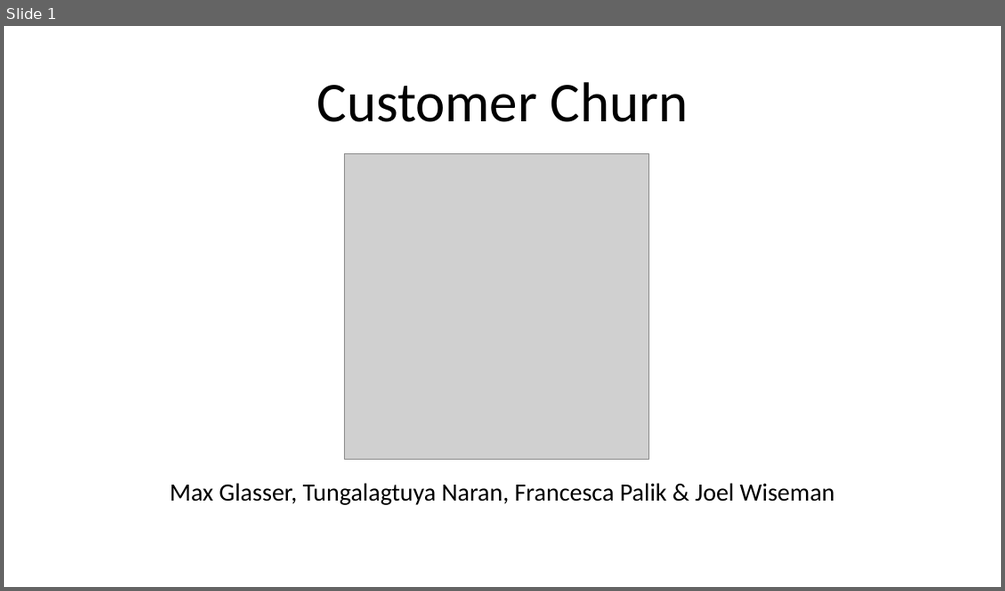
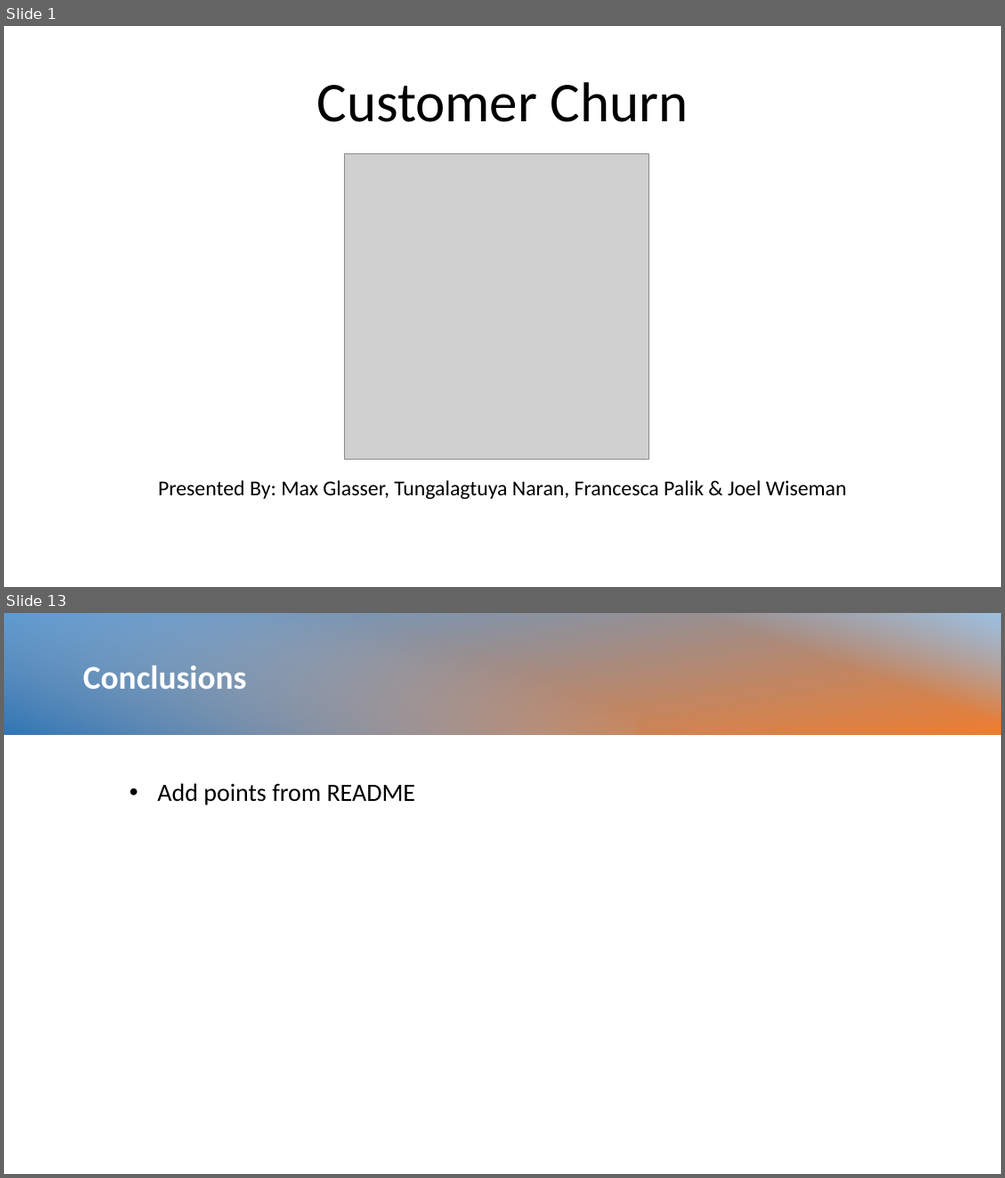
Before and after one commit to mglasser123/Project4, a slide deck: Customer Churn.pptx. Shown one above the other, each under a label of ours: slide 1 before the commit, slides 1 and 13 after it; the slides between them are not shown. The pictures are 1005x591 and 1005x1178 pixels, drawn with LibreOffice and Linux fonts; fonts in the diff are those of the drawing; grey boxes stand for pictures. Boxes give left, top, right and bottom in pixels: in the first picture for what was removed or moved away, otherwise in the second. Text is boxed around its words. In the diff, an @@ line names an element or a change of style, - is before the commit and + after.

```diff
--- a/Customer Churn.pptx
+++ b/Customer Churn.pptx
@@ slide 13 added at bbox=[4, 613, 1001, 1174], background #FFFFFF @@
@@ rectangle added at bbox=[4, 613, 1001, 735], fill gradient #5B9BD5 to #ED7D31 @@
@@ rectangle added at bbox=[4, 613, 635, 735], fill gradient #9DC3E6 to #2E75B6 @@
@@ rectangle added at bbox=[588, 613, 1001, 735], fill gradient #9DC3E6 @@
@@ text added at bbox=[83, 666, 247, 689], 32 pt, text #FFFFFF, bold @@
+Conclusions
@@ subtitle added at bbox=[157, 783, 416, 805], 24 pt, text #000000 @@
+• Add points from README
@@ slide 1 changed as well @@
@@ subtitle at bbox=[158, 480, 847, 499]: text changed; size 24 to 20.4 pt @@
-Max Glasser, Tungalagtuya Naran, Francesca Palik & Joel Wiseman
+Presented By: Max Glasser, Tungalagtuya Naran, Francesca Palik & Joel Wiseman
```
Also in this commit, not shown: 2 other slides changed, 10 other slides added, 6 slides removed.
